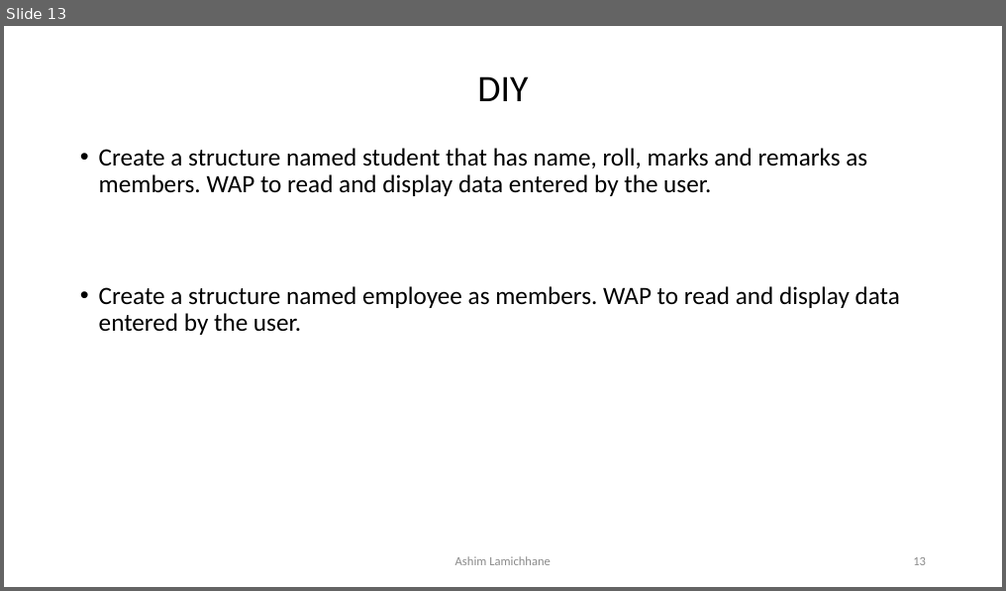
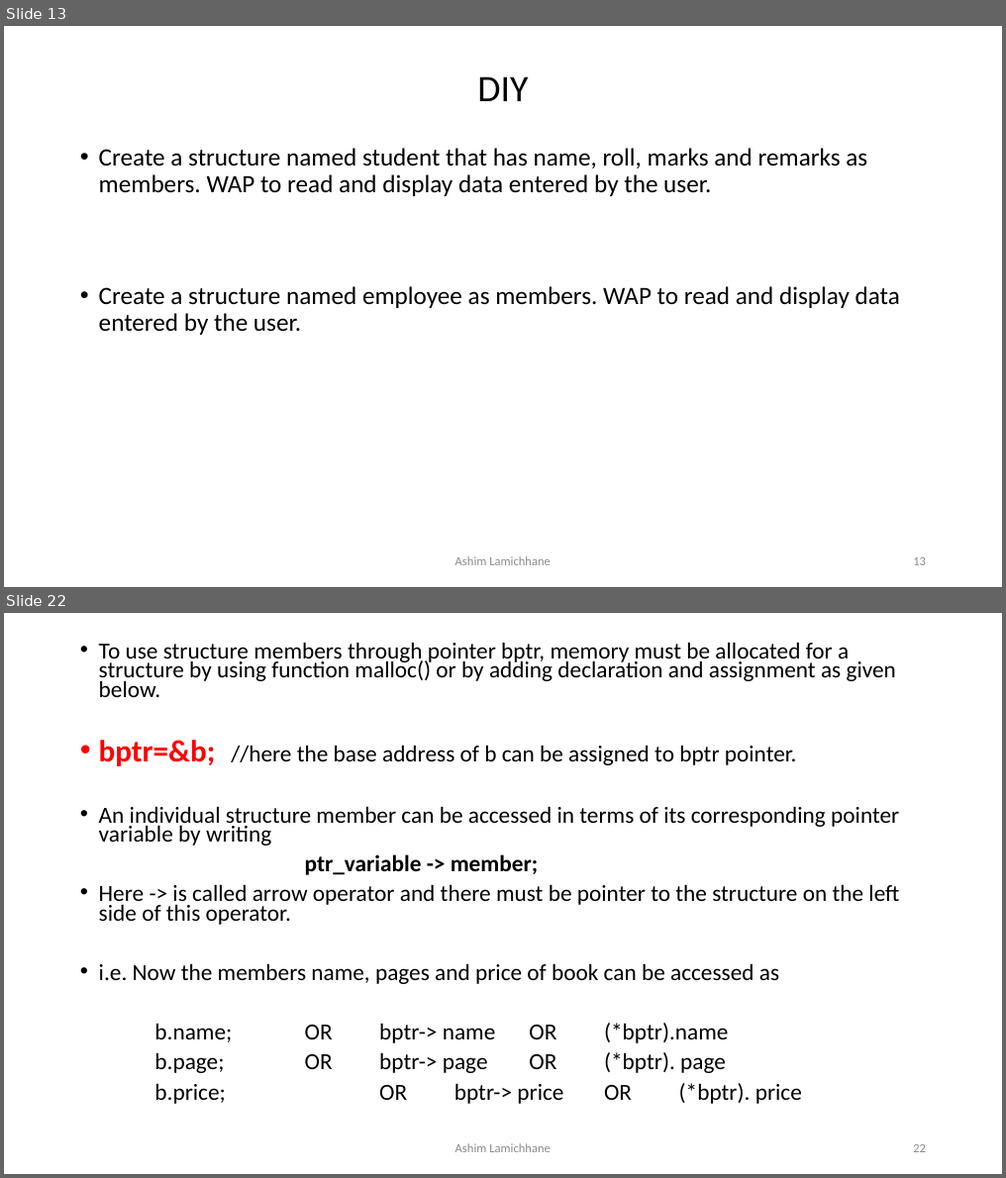
Before and after one commit to ashim888/csit-c, a slide deck: Unit 9/StructureAndUnions.pptx. Shown one above the other, each under a label of ours: slide 13 before the commit, slides 13 and 22 after it; the slides between them are not shown. The pictures are 1006x591 and 1006x1178 pixels, drawn with LibreOffice and Linux fonts; fonts in the diff are those of the drawing. Boxes give left, top, right and bottom in pixels: in the first picture for what was removed or moved away, otherwise in the second. Text is boxed around its words. In the diff, an @@ line names an element or a change of style, - is before the commit and + after.

Commit message:
added pointers and arrays

```diff
--- a/Unit 9/StructureAndUnions.pptx
+++ b/Unit 9/StructureAndUnions.pptx
@@ slide 22 added at [4,613,1002,1174], background #FFFFFF @@
@@ text added at [99,642,899,1104], 22.2 pt, text #000000 @@
+• To use structure members through pointer bptr, memory must be allocated for a structure by using function malloc() or by adding declaration and assignment as given below.
+• bptr=&b; //here the base address of b can be assigned to bptr pointer.
+• An individual structure member can be accessed in terms of its corresponding pointer variable by writing
+ptr_variable -> member;
+• Here -> is called arrow operator and there must be pointer to the structure on the left side of this operator.
+• i.e. Now the members name, pages and price of book can be accessed as
+b.name; OR bptr-> name OR (*bptr).name
+b.page; OR bptr-> page OR (*bptr). page
+b.price; OR bptr-> price OR (*bptr). price
@@ text added at [455,1144,550,1153], 12 pt, text #8C8C8C @@
+Ashim Lamichhane
@@ page number added at [913,1145,926,1153], 12 pt, text #8C8C8C @@
+22
```
Also in this commit, not shown: 2 slides changed, 11 other slides added.
